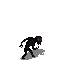
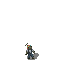
Layer changes from the first w=64, h=64 image to the second:
added group "mon_zombie_child" with 11 layers above "mon_zombie_necro" over [19, 36, 45, 60]
added group "2" with 4 layers in group "mon_zombie_child" over [19, 36, 45, 60]
added layer "clothes" (1st of 5, in "mon_zombie_child" › "2") in group "2" over [19, 36, 45, 60]
added layer "head" (1st of 7, in "mon_zombie_child" › "2") in group "2" over [19, 36, 45, 60]
added layer "body" (1st of 7, in "mon_zombie_child" › "2") in group "2" over [19, 36, 45, 60]
added layer "shadow" (1st of 6, in "mon_zombie_child" › "2") (50%) in group "2" over [19, 36, 45, 60]
hid group "mon_zombie_necro" (3 layers) over [19, 36, 45, 60]
